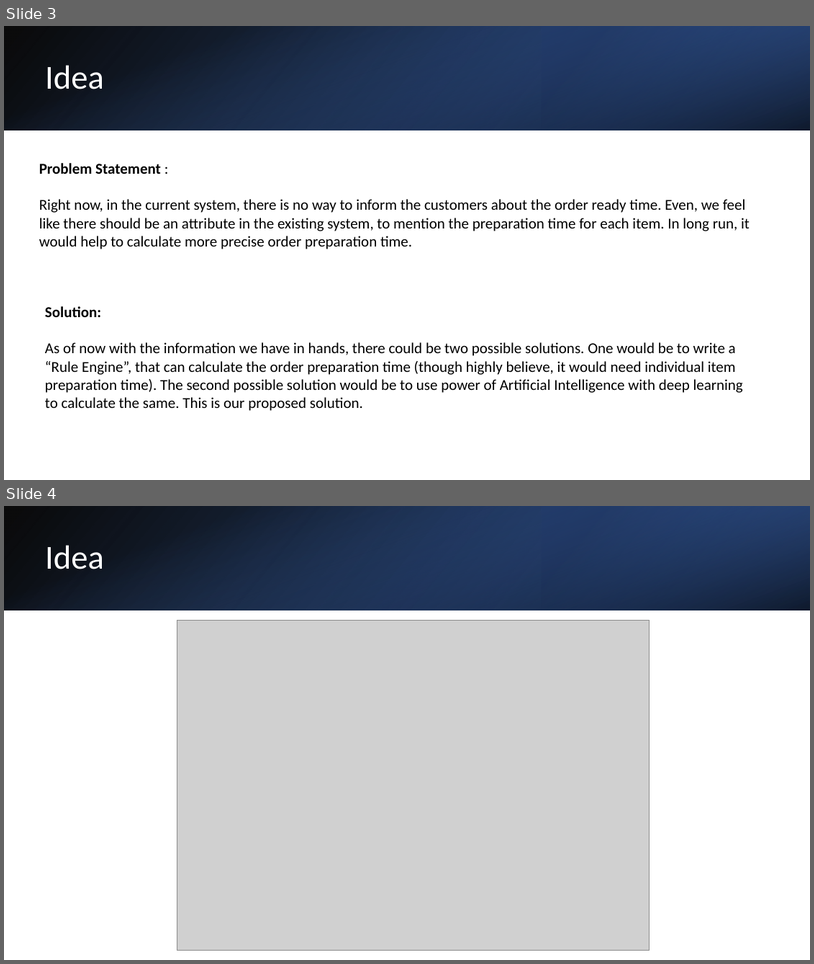
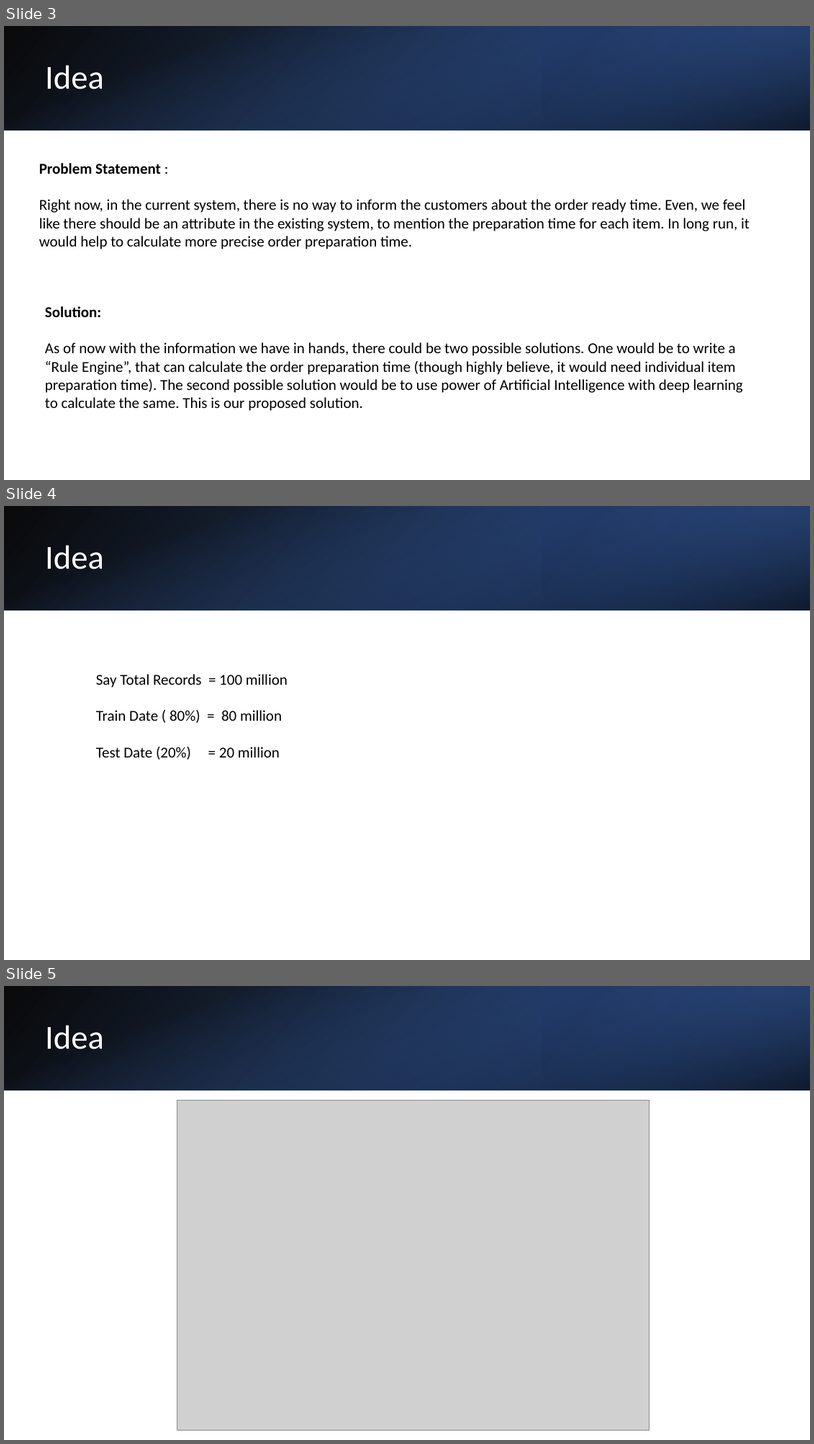
Before and after one commit to sourabh-dogra-par/par-hackathon-2023, a slide deck: Hackathon2023-AI-Chauffeurs.pptx. Shown one above the other, each under a label of ours: slides 3 and 4 before the commit, slides 3, 4 and 5 after it. The pictures are 814x964 and 814x1444 pixels, drawn with LibreOffice and Linux fonts; fonts in the diff are those of the drawing; grey boxes stand for pictures. Boxes give left, top, right and bottom in pixels: in the first picture for what was removed or moved away, otherwise in the second. Text is boxed around its words. In the diff, an @@ line names an element or a change of style, - is before the commit and + after.

```diff
--- a/Hackathon2023-AI-Chauffeurs.pptx
+++ b/Hackathon2023-AI-Chauffeurs.pptx
@@ slide 4 added at (4,506,810,960), background #FFFFFF @@
@@ rectangle added at (4,506,810,610), fill gradient #000000 to #2F5597 @@
@@ rectangle added at (4,506,810,610), fill gradient #4472C4 to #000000 @@
@@ rectangle added at (542,506,810,610), fill gradient #203864 to #4472C4 @@
@@ text added at (45,545,104,569), 40 pt, text #FFFFFF @@
+Idea
@@ text added at (96,674,288,759), 18 pt, text #000000 @@
+Say Total Records = 100 million
+Train Date ( 80%) = 80 million
+Test Date (20%) = 20 million
@@ what was slide 4 is now slide 5 @@
```
